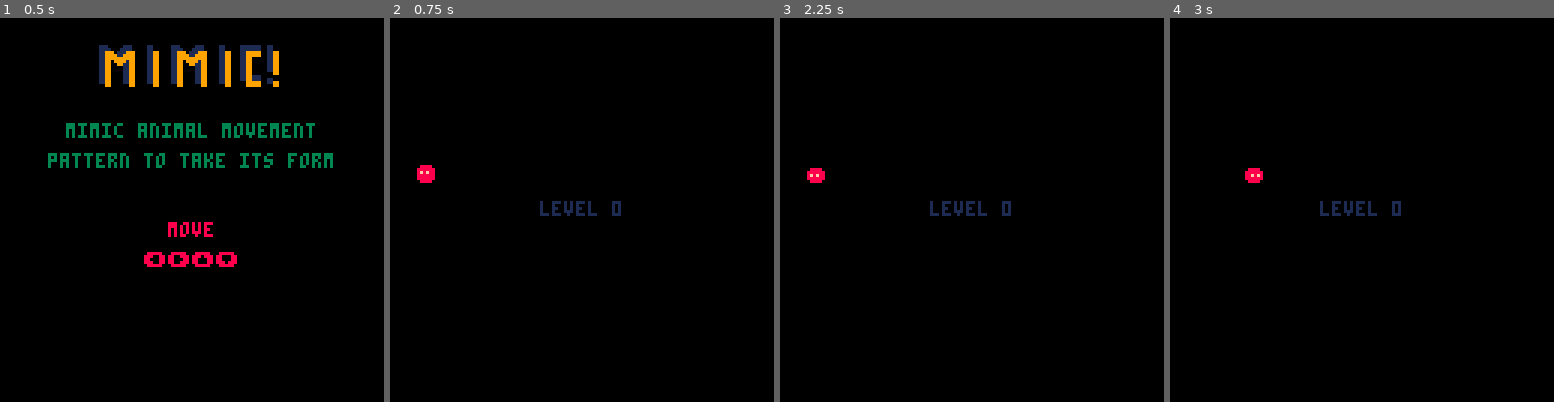
Above: before the commit, frames 1-4 (left to right).
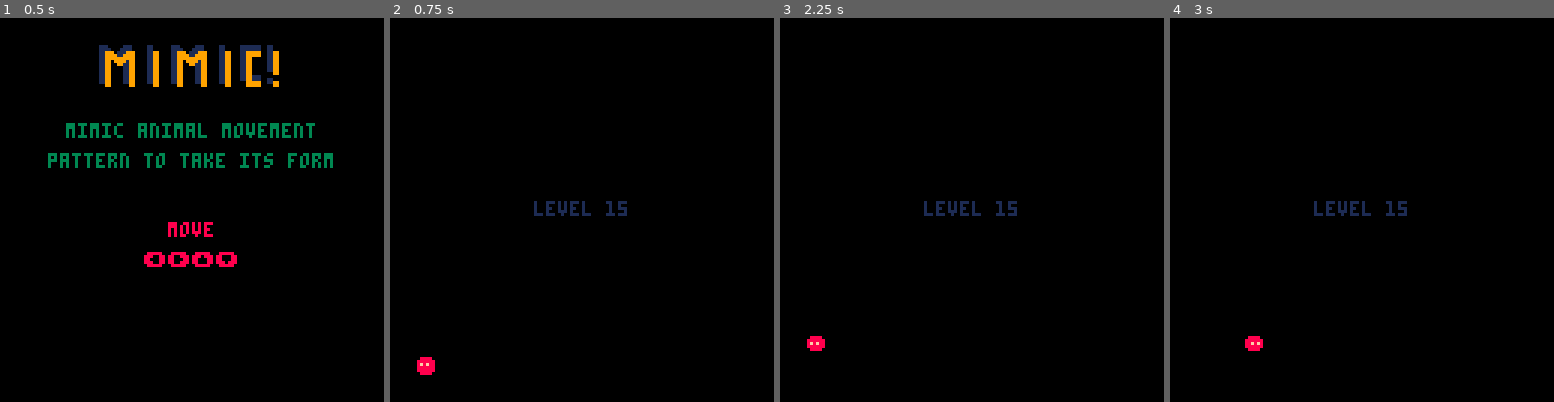
Above: after the commit, the same moments.

Repository: sourencho/mimic
Game: PICO-8 cartridge mimic.p8
The game is run twice, just before and just after one commit, with the same random seed, the same clock (stepped at 60 frames per second) and the same inputs.
Inputs:
- Up to frame 1 (0.5 s): tap X (X key) at 0.33 s
- Up to frame 2 (0.75 s): tap O (Z key) at 0.7 s
- Up to frame 3 (2.25 s): tap X (X key) at 1.07, 1.85 s; hold Right 1.6-2.1 s; tap O (Z key) at 1.7, 2.1 s; hold Up from 2.15 s (still down)
- Up to frame 4 (3 s): release Up at 2.42 s; hold Right from 2.47 s (still down); tap O (Z key) at 2.5, 2.9 s; tap X (X key) at 2.97 s

Frame 1 is identical in both runs. In frame 2, 0.8% of the frame differs, in the area x 7-62%, y 38-93%; in frame 3, 0.8%; in frame 4, 0.8%.

Commit message:
Animals avoid obstacles by updating their pattern
An animal will now avoid an abstacle if it can't complete its pattern
by picking a new direction. The new direction will affect that portion
of its pattern but keep the rest the same. The new direction will also
be mirrored on the way back to keep the pattern in a loop.
Mimic is now fixed to properly handle a pattern executed in the opposite
direction. Turns out that to execute a pattern in the opposite you can't
reverse the list of moves, instead you need to shift the pattern halfway
through.
Also made a test level all the way at the end. Game is currently set to
start there.

Diff:
--- a/mimic.p8
+++ b/mimic.p8
@@ -19,9 +19,9 @@
 won_text = "★ you win ★"
 stuck_text = "press \151 to restart"
 level_size = 16
-level_count = 4
-start_level = 0
-debug = ""
+level_count = 16
+start_level = 15
+debug = "DEBUG\n"
 
 -- spr numbers
 fish_spr = 194
@@ -59,17 +59,17 @@
 npcs = {
     {
         spr_n = fish_spr,
-        pattern = {{-1, 0}, {-1, 0}, {-1, 0}},
+        pattern = {{-1, 0}, {-1, 0}, {-1, 0}, {1, 0}, {1, 0}, {1, 0}},
         abilities = {water, win},
     },
     {
         spr_n = sheep_spr,
-        pattern = {{0, -1}, {1, 0}, {1, 0}, {0, -1}},
+        pattern = {{0, -1}, {1, 0}, {1, 0}, {-1, 0}, {-1, 0}, {0, 1}},
         abilities = {rock, win},
     },
     {
         spr_n = butter_spr,
-        pattern = {{0, 1}, {0, 1}},
+        pattern = {{0, 1}, {0, 1}, {0, -1} , {0, -1}},
         abilities = {tree, win},
     },
 }
@@ -152,22 +152,8 @@
 end
 
 function get_pattern_move(a)
-    if a.t % (2 * #a.pattern) >= #a.pattern  then
-        -- backwards
-        local pattern_move = a.pattern[#a.pattern - (a.t % #a.pattern)]
-        return {pattern_move[1] * -1, pattern_move[2] * -1}
-    else
-        return a.pattern[(a.t % #a.pattern) + 1]
-    end
-end
-
-function update_pattern_move(a)
-    if a.t % (2 * #a.pattern) >= #a.pattern  then
-        -- backwards
-        a.pattern[(a.t % #a.pattern) + 1] = {-a.dx, -a.dy}
-    else
-        a.pattern[(a.t % #a.pattern) + 1] = {a.dx, a.dy}
-    end
+    return a.pattern[(a.t % #a.pattern) + 1]
+--    end
 end
 
 function npc_get_move(a)
@@ -183,15 +169,16 @@
     end
 
     -- todo(sourenp): turn on alternative when you want to change animal patterns via terrain modification
-    -- -- Alternative move
-    -- alt_moves = {{1, 0}, {0, -1}, {0, 1}, {-1, 0}}
-    -- for alt_move in all(alt_moves) do
-    --     new_x = a.x + alt_move[1]
-    --     new_y = a.y + alt_move[2]
-    --     if can_move(new_x, new_y, a) then
-    --         return alt_move
-    --     end
-    -- end
+    -- Alternative move
+    alt_moves = {{1, 0}, {0, -1}, {0, 1}, {-1, 0}}
+    for alt_move in all(alt_moves) do
+        new_x = a.x + alt_move[1]
+        new_y = a.y + alt_move[2]
+        if can_move(new_x, new_y, a) then
+            update_pattern(a, alt_move)
+            return alt_move
+        end
+    end
 
     -- Nowhere to move... stuck
     -- todo(sourenp): this will ruin the pattern. Deal with this case.
@@ -215,12 +202,17 @@
 end
 
 function update_npc(a)
-    -- update npc pattern according to last move
     if a.dx != 0 or a.dy != 0 then
-        -- todo(sourenp): turn on pattern move update when you want to change animal patterns via terrain modification
-        -- update_pattern_move(a)
         a.t += 1
     end
+end
+
+function update_pattern(a, new_move)
+    local update_index = (a.t % #a.pattern) + 1
+    a.pattern[update_index] = {new_move[1], new_move[2]}
+    -- also mirror the move on the way back to keep the pattern looping
+    local mirror_update_index = #a.pattern - update_index
+    a.pattern[(mirror_update_index % #a.pattern) + 1] = {-new_move[1], -new_move[2]}
 end
 
 function update_actor(a)
@@ -365,6 +357,17 @@
     return reverse
 end
 
+function shift_pattern_halfway(pattern)
+    shifted = {}
+    local half_len = #pattern / 2.0 - 1
+    for i = 1,#pattern do
+        shifted[i] = {}
+        shifted[i][1] = pattern[((i + half_len) % #pattern) + 1][1]
+        shifted[i][2] = pattern[((i + half_len) % #pattern) + 1][2]
+    end
+    return shifted
+end
+
 -- given a pattern returns the concat of the pattern and its inverted reverse
 function get_full_pattern(pattern)
     local back_pattern = rev_pattern(pattern)
@@ -375,12 +378,13 @@
     return table_concat(pattern, back_pattern)
 end
 
-function pattern_match()
+-- give player ability of animal it mimics
+function mimic()
     for a in all(actors) do
         if not is_player(a) then
-            local a_full_pattern = get_full_pattern(a.pattern)
-            if contains_pattern(player_pattern, a_full_pattern) or
-               contains_pattern(player_pattern, rev_pattern(a_full_pattern)) then
+            -- check regular pattern and shifted pattern for backwards mimic
+            if contains_pattern(player_pattern, a.pattern) or
+                contains_pattern(player_pattern, shift_pattern_halfway(a.pattern)) then
                 if(not (pl.abilities[1] == a.abilities[1])) then
                     play_player_sfx("transform")
                 end
@@ -494,7 +498,7 @@
 
     if(tick % 60 > 0 and tick % 60 < 20) cls()
 
-    map(112,48,0,0,16,16)
+    map(99,57,24,0,11,4)
 
     print(splash_inst_1, hcenter(splash_inst_1), 35, 3)
     print(splash_inst_2, hcenter(splash_inst_2), 45, 3)
@@ -547,8 +551,21 @@
     end
 end
 
+-->8
+-- debug
+
 function draw_debug()
     print(debug, 0, 0, 11)
+end
+
+function debug_table(xs)
+    for i = 1,#xs do
+        debug ..= pair_str(xs[i]).."\n"
+    end
+end
+
+function pair_str(p)
+    return p[1].."_"..p[2]
 end
 
 
@@ -576,7 +593,7 @@
     end
     npc_input()
     update_actors()
-    pattern_match()
+    mimic()
 end
 
 function _draw()
@@ -857,10 +874,10 @@
 
 
 __gff__
-00000800000000000001041004040000000000000000000000020001010000000000000000000000000202010000000000000000000000000002020000000000081000000000000202020000020200080404000000000002020202000000000801010000000000020202020202020008100000d0000000000000000000000008
+00000800000000000001041004040000000000000000000000020001010000000000000000000000000202010000000000000000000000000002020000000000081000000000000202020000020200080404000000000002020202000000000801010000000000020202020202020008800000d0000000000000000000000008
 0808080808080808080808080808080802020202020000000800000000000000020202020000000000000000000000000202020200000000000000000000000000000000000000000000000000000000000000000000000000000000000000000000000000000000000000000000000000000000000000000000000000000000
 __map__
-60606060606060606160606060606060000000000000000000000000000000000b0b0b0b61610b0b0b0b0b0b0b0b0b0b0000000000000000000000000000000060616160606060606060606060616060000000000000000000000000000000005760616161616060606061616060606100000000000000000000000000000000
+60606060606060606160606060606060000000000000000000000000000000000b0b0b0b61610b0b0b0b0b0b0b0b0b0b0000000000000000000000000000000060616160606060606060606060616060000000000000000000000000000000005760616161614060606061616060606100000000000000000000000000000000
 60616061606060616160616060606060000000000000000000000000000000000b0b0b616061610b0b0b0b0b0b0b0b0b000000000000000000000000000000006060616060606060606161606060606000000000000000000000000000000000a1600b0b0b0b0b400b0b0b0b0b60616100000000000000000000000000000000
 60606060616060616060606060606060000000000000000000000000000000000b0b604748a049610b0b0b0b0b0b0b0b00000000000000000000000000000000484c60606061606160606060606060600000000000000000000000000000000057610b0b0b0b0b0b0b0b0b0b0b0b616100000000000000000000000000000000
 60606060606060606060606061606160000000000000000000000000000000000b606057400b6749600b0b0b0b0b0b0b0000000000000000000000000000000051576060604060606060606051606060000000000000000000000000000000006a484848a0484848b0484848a048b0480000000000000000c200000000000000
@@ -876,38 +893,38 @@
 6060606a48496060600b606060606060000000000000000000000000000000000b0b0b0b0b0b0b0b0b0b0b6160606160000000000000000000000000000000006061576060500b0b515051515160606000000000000000000000000000000000600b60606061600b606160515060606000000000000000000000000000000000
 60616160616749606060606060606160000000000000000000000000000000000b0b0b0b0b0b0b0b0b0b0b0b616161610000c00000000000000000000000000048486d6061605060605151506060606100000000000000000000000000000000600b60606061600b606061505151616000c00000000000000000000000000000
 606060606060a1606060606060606060000000000000000000000000000000000b0b0b0b0b0b0b0b0b0b0b0b0b6161610000000000000000000000000000000060606060606061606160606060606109000000000000000000000000000000006160606160606060616060606061606000000000000000000000000000000000
-6160606160606060616060616060606044000000000000000000000000000000000000000000000000000000000000000000000000000000000000000000000000000000000000000000000000000000000000000000000000000000000000000000000000000000000000000000000000000000000000000000000000000000
-6061606060606060606061616160606044000000000000000000000000000000000000000000000000000000000000000000000000000000000000000000000000000000000000000000000000000000000000000000000000000000000000000000000000000000000000000000000000000000000000000000000000000000
-6060606061606060606061606061606044000000000000000000000000000000000000000000000000000000000000000000000000000000000000000000000000000000000000000000000000000000000000000000000000000000000000000000000000000000000000000000000000000000000000000000000000000000
-6060606160606060606060606061606044000000000000000000000000000000000000000000000000000000000000000000000000000000000000000000000000000000000000000000000000000000000000000000000000000000000000000000000000000000000000000000000000000000000000000000000000000000
-6060616060606060606160606060606044000000000000000000000000000000000000000000000000000000000000000000000000000000000000000000000000000000000000000000000000000000000000000000000000000000000000000000000000000000000000000000000000000000000000000000000000000000
-6060606060606060606060606060606000000000000000004545000000000000000000000000000000000000000000000000000000000000000000000000000000000000000000000000000000000000000000000000000000000000000000000000000000000000000000000000000000000000000000000000000000000000
-6041414141414141414141416060406000c00000000000554555000000000000000000000000000000000000000000000000000000000000000000000000000000000000000000000000000000000000000000000000000000000000000000000000000000000000000000000000000000000000000000000000000000000000
-6060606060416060606060606060616000000000000045454656000000000000000000000000000000000000000000000000000000000000000000000000000000000000000000000000000000000000000000000000000000000000000000000000000000000000000000000000000000000000000000000000000000000000
-6061606060414160606060606060606000000000000055465646560000000000000000000000000000000000000000000000000000000000000000000000000000000000000000000000000000000000000000000000000000000000000000000000000000000000000000000000000000000000000000000000000000000000
-6060616160604141416060616060606000000000000000000000000000000000000000000000000000000000000000000000000000000000000000000000000000000000000000000000000000000000000000000000000000000000000000000000000000000000000000000000000000000000000000000000000000000000
-606160606060606041416060606060600000000000000000000000d100000000000000000000000000000000000000000000000000000000000000000000000000000000000000000000000000000000000000000000000000000000000000000000000000000000000000000000000000000000000000000000000000000000
-6060606060606060604160606060606000000000000000000000000000000000000000000000000000000000000000000000000000000000000000000000000000000000000000000000000000000000000000000000000000000000000000000000000000000000000000000000000000000000000000000000000000000000
-48a0484960616060604160606060606000000000000000000000000000000000000000000000000000000000000000000000000000000000000000000000000000000000000000000000000000000000000000000000000000000000000000000000000000000000000000000000000000000000000000000000000000000000
-6160606a48496060604160606160606000000000000000000000000000000000000000000000000000000000000000000000000000000000000000000000000000000000000000000000000000000000000000000000000000000000000000000000000000000000000000000000000000000000000000000000000000000000
-6061606060674960606060606060606000000000000000000000000000000000000000000000000000000000000000000000000000000000000000000000000000000000000000000000000000000000000000000000000000000000000000000000000000000000000000000000000000000000000000000000000000000000
-606061606160a160606060606060606000000000000000000000000000000000000000000000000000000000000000000000000000000000000000000000000000000000000000000000000000000000000000000000000000000000000000000000000000000000000000000000000000000000000000000000000000000000
-…(19 lines of a section not shown)…
+6160606160606060616060616060606044000000000000000000000000000000090909090961090909090909090909090000000000000000000000000000000000000000000000000000000000000000000000000000000000000000000000000000000000000000000000000000000000000000000000000000000000000000
+6061606060606060606061616160606044000000000000000000000000000000090b090909090909090909090b0909090000000000000000000000000000000000000000000000000000000000000000000000000000000000000000000000000000000000000000000000000000000000000000000000000000000000000000
+6060606061606060606061606061606044000000000000000000000000000000090b604748a049610b0b0b0b0b0b0b090000000000000000000000000000000000000000000000000000000000000000000000000000000000000000000000000000000000000000000000000000000000000000000000000000000000000000
+606060616060606060606060606160604400000000000000000000000000000009606057400b6749600b0b0b0b0b0b090000000000000000000000000000000000000000000000000000000000000000000000000000000000000000000000000000000000000000000000000000000000000000000000000000000000000000
+6060616060606060606160606060606044000000000000000000000000000000090b60570b0b0b674c610b0b0b0b0b090000000000000000000000000000000000000000000000000000000000000000000000000000000000000000000000000000000000000000000000000000000000000000000000000000000000000000
+6060606060606060606060606060606000000000000000004545000000000000090b616a490b0b0b57600b0b0b0b0b090000000000000000000000000000000000000000000000000000000000000000000000000000000000000000000000000000000000000000000000000000000000000000000000000000000000000000
+6041414141414141414141416060406000c00000000000554555000000000000090b0b6167490b0b57600b6060600b090000000000000000000000000000000000000000000000000000000000000000000000000000000000000000000000000000000000000000000000000000000000000000000000000000000000000000
+6060606060416060606060606060616000000000000045454656000000000000090b0b0b6067b04858606060606060090000000000000000000000000000000000000000000000000000000000000000000000000000000000000000000000000000000000000000000000000000000000000000000000000000000000000000
+6061606060414160606060606060606000000000000055465646560000000000090b0b0b6060606067496160606060600000000000000000000000000000000000000000000000000000000000000000000000000000000000000000000000000000000000000000000000000000000000000000000000000000000000000000
+6060616160604141416060616060606000000000000000000000000000000000090b0b0b616060616067a04848b049610000000000000000000000000000000000000000000000000000000000000000000000000000000000000000000000000000000000000000000000000000000000000000000000000000000000000000
+606160606060606041416060606060600000000000000000000000d100000000090b0b0b0b0b0b0b6060616160606a090000000000000000000000000000000000000000000000000000000000000000000000000000000000000000000000000000000000000000000000000000000000000000000000000000000000000000
+6060606060606060604160606060606000000000000000000000000000000000090b0b0b0b0b0b0b0b0b0b60606061090000000000000000000000000000000000000000000000000000000000000000000000000000000000000000000000000000000000000000000000000000000000000000000000000000000000000000
+48a0484960616060604160606060606000000000000000000000000000000000090b0b0b0b0b0b0b0b0b0b60606060090000000000000000000000000000000000000000000000000000000000000000000000000000000000000000000000000000000000000000000000000000000000000000000000000000000000000000
+6160606a48496060604160606160606000000000000000000000000000000000090b0b0b0b0b0b0b0b0b0b61606061090000000000000000000000000000000000000000000000000000000000000000000000000000000000000000000000000000000000000000000000000000000000000000000000000000000000000000
+6061606060674960606060606060606000000000000000000000000000000000090b0b0b0b0b0b0b0b0b0b0b616161090000000000000000000000000000000000000000000000000000000000000000000000000000000000000000000000000000000000000000000000000000000000000000000000000000000000000000
+606061606160a160606060606060606000000000000000000000000000000000090b0b0b0b0b0b0b0b0b0b0b0b6161090000000000000000000000000000000000000000000000000000000000000000000000000000000000000000000000000000000000000000000000000000000000000000000000000000000000000000
+…(19 lines of a section not shown)…
Not shown, changed: 25 lines of the sprite sheet (__gfx__) section of mimic.p8
